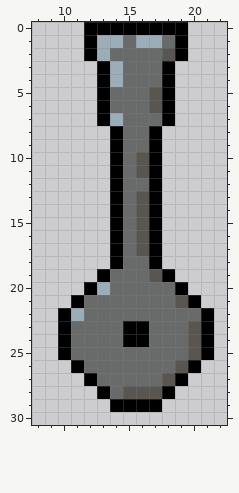
Two states of a pixel-art file, Spelprojekt2/Content/gun_turret_head.aseprite. This is how it looked before the edit.
32x32 pixels, 1 frame. Shown: x 8..22, y 0..30.
After:
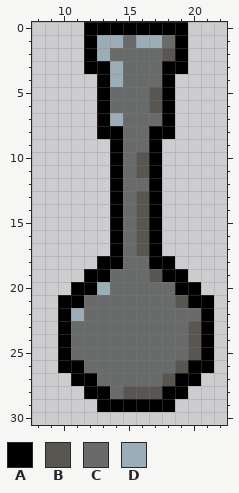
Palette (. is transparent): A #000000  B #595652  C #696a6a  D #9badb7
From old to new:
y 3: x 12 . -> A; x 19 . -> A
y 8: x 13 . -> A; x 18 . -> A
y 18: x 13 . -> A; x 18 . -> A
y 19: x 12 . -> A; x 19 . -> A
y 20: x 11 . -> A; x 20 . -> A
y 21: x 10 . -> A; x 21 . -> A
y 23..24: x 15..16 AA -> CC
y 26: x 10 . -> A; x 21 . -> A
y 27: x 11 . -> A; x 20 . -> A
y 28: x 12 . -> A; x 19 . -> A
y 29: x 13 . -> A; x 18 . -> A
Where, in picture pixels (left, top, right, bottom), the same in both pictures:
added: (84, 61, 110, 139)
added: (162, 61, 188, 139)
changed: (58, 256, 214, 412)
